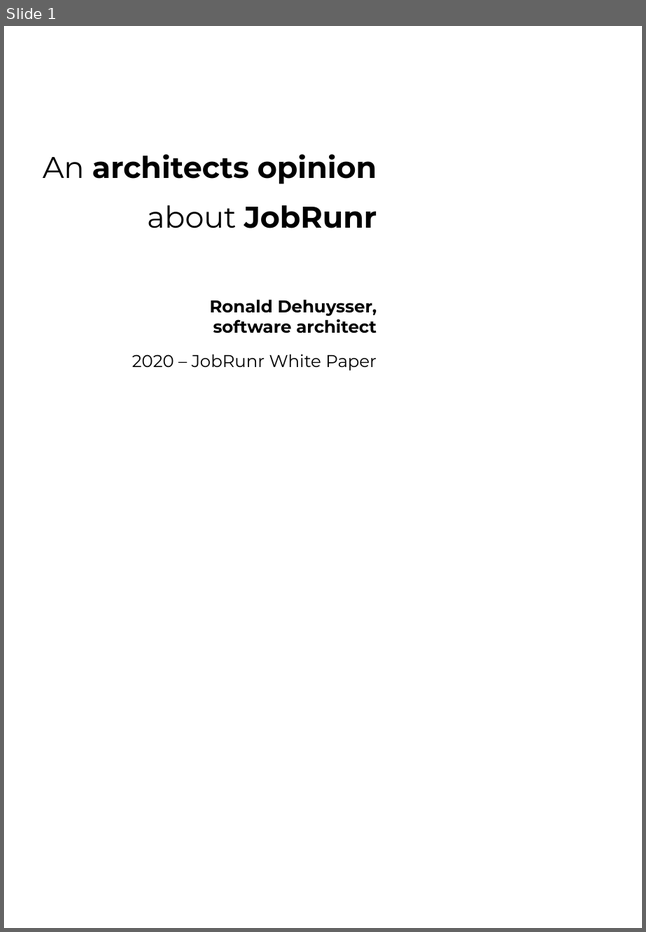
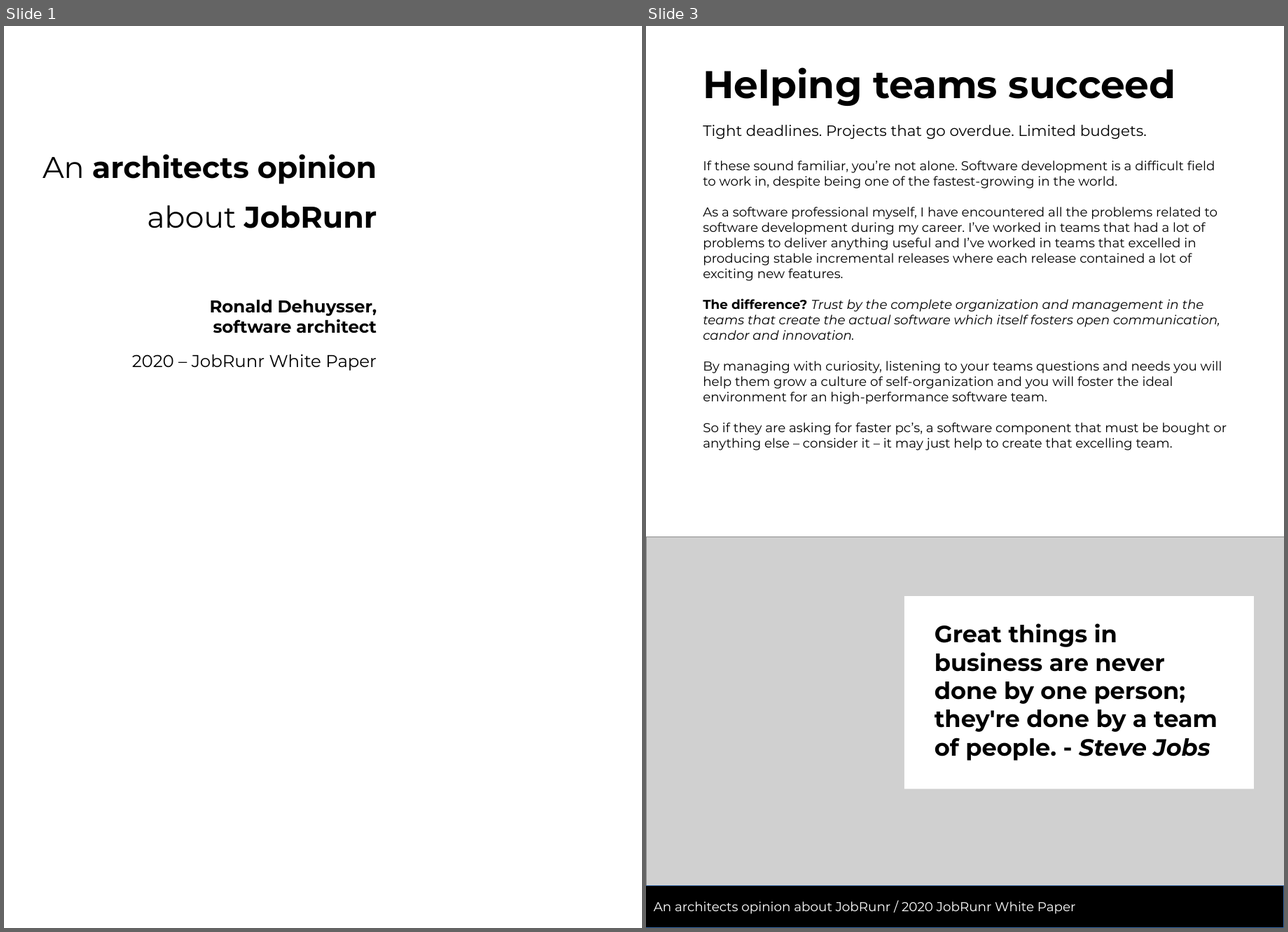
Before and after one commit to jobrunr/website, a slide deck: content/en/white-paper/whitepaper.odp. Shown side by side, each under a label of ours: slide 1 before the commit, slides 1 and 3 after it; the slides between them are not shown. The pictures are 646x932 and 1288x932 pixels, drawn with LibreOffice and Linux fonts; fonts in the diff are those of the drawing; grey boxes stand for pictures; background and template pictures are left out. Boxes give left, top, right and bottom in pixels: in the first picture for what was removed or moved away, otherwise in the second. Text is boxed around its words. In the diff, an @@ line names an element or a change of style, - is before the commit and + after.

Commit message:
Added whitepaper

```diff
--- a/content/en/white-paper/whitepaper.odp
+++ b/content/en/white-paper/whitepaper.odp
@@ slide 3 added at <box>646,26,1284,928</box>, background #FFFFFF @@
@@ text added at <box>703,67,1226,450</box>, 12 pt, text #000000 @@
+Helping teams succeed
+Tight deadlines. Projects that go overdue. Limited budgets.
+If these sound familiar, you’re not alone. Software development is a difficult field to work in, despite being one of the fastest-growing in the world.
+As a software professional myself, I have encountered all the problems related to software development during my career. I’ve worked in teams that had a lot of problems to deliver anything useful and I’ve worked in teams that excelled in producing stable incremental releases where each release contained a lot of exciting new features.
+The difference? Trust by the complete organization and management in the teams that create the actual software which itself fosters open communication, candor and innovation.
+By managing with curiosity, listening to your teams questions and needs you will help them grow a culture of self-organization and you will foster the ideal environment for an high-performance software team.
+So if they are asking for faster pc’s, a software component that must be bought or anything else – consider it – it may just help to create that excelling team.
@@ picture added at <box>646,537,1284,886</box> @@
@@ rectangle added at <box>904,596,1254,788</box>, fill #FFFFFF @@
@@ text added at <box>934,623,1217,760</box>, 22 pt, text #000000, bold @@
+Great things in business are never done by one person; they're done by a team of people. - Steve Jobs
@@ rectangle added at <box>646,885,1284,928</box>, fill #000000, outline #3465A4 0 pt, 12 pt, text #FFFFFF @@
+An architects opinion about JobRunr / 2020 JobRunr White Paper
```
Also in this commit, not shown: 3 slides changed, 1 other slide added, 24 other files.
